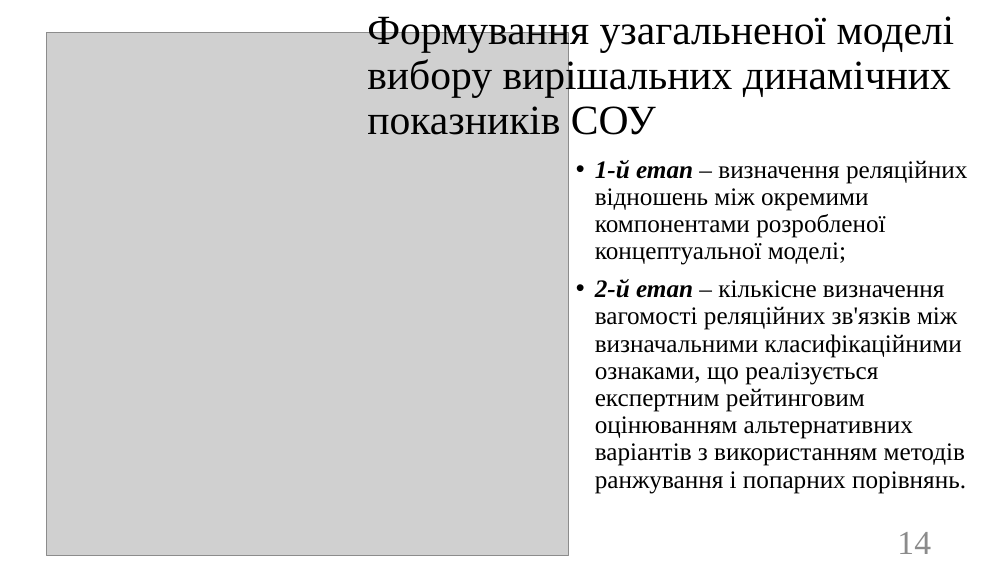
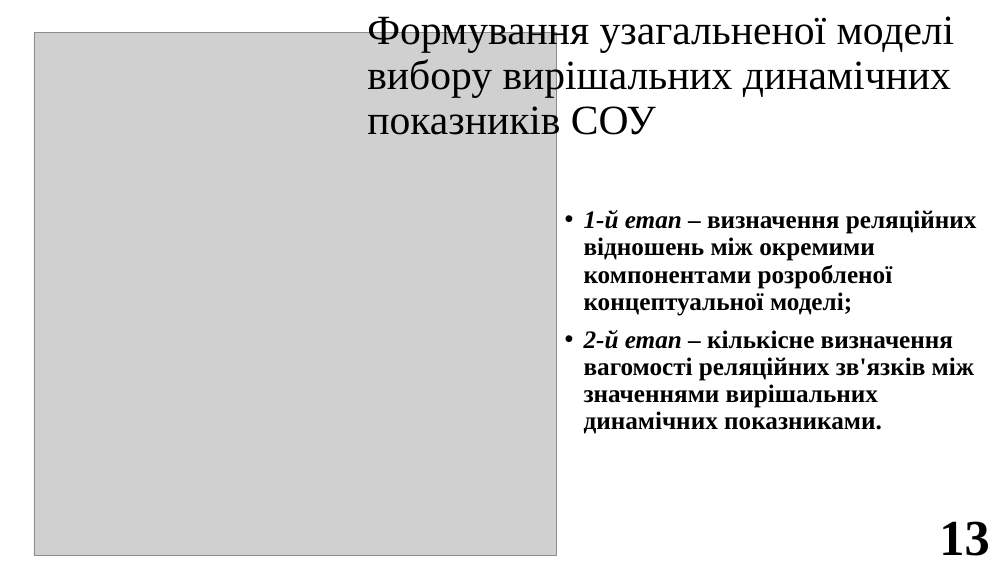
Before and after one commit to SPS-ik/diss, a slide deck: slide 13 of !pres.pptx (slide 14 before the commit). Drawn at 1008x567 pixels with LibreOffice and Linux fonts; fonts in the diff are those of the drawing; grey boxes stand for pictures. Boxes give left, top, right and bottom in pixels: in the first picture for what was removed or moved away, otherwise in the second. Text is boxed around its words. In the diff, an @@ line names an element or a change of style, - is before the commit and + after.

```diff
--- a/!pres.pptx
+++ b/!pres.pptx
@@ picture: place and size @@
-picture at (46,33,569,556)
+picture at (34,33,557,556)
@@ text "1-й етап – визначення реляційних ...": place and size @@
-text "1-й етап – визначення реляційних ..." at (595,160,967,494)
+text "1-й етап – визначення реляційних ..." at (584,210,977,434)
@@ text at (584,210,977,316): bold on in "– визначення реляційних відношень між окремими компонентами ..." @@
@@ text at (584,330,974,434): text changed; bold on @@
-• 2-й етап – кількісне визначення вагомості реляційних зв'язків між визначальними класифікаційними ознаками, що реалізується експертним рейтинговим оцінюванням альтернативних варіантів з використанням методів ранжування і попарних порівнянь.
+• 2-й етап – кількісне визначення вагомості реляційних зв'язків між значеннями вирішальних динамічних показниками.
@@ page number removed at (897,532,931,554) @@
-14
@@ page number added at (939,521,989,556), 48 pt, text #000000, bold @@
+13
```
Also in this commit, not shown: 28 other slides changed, 1 slide added, 1 slide removed.
